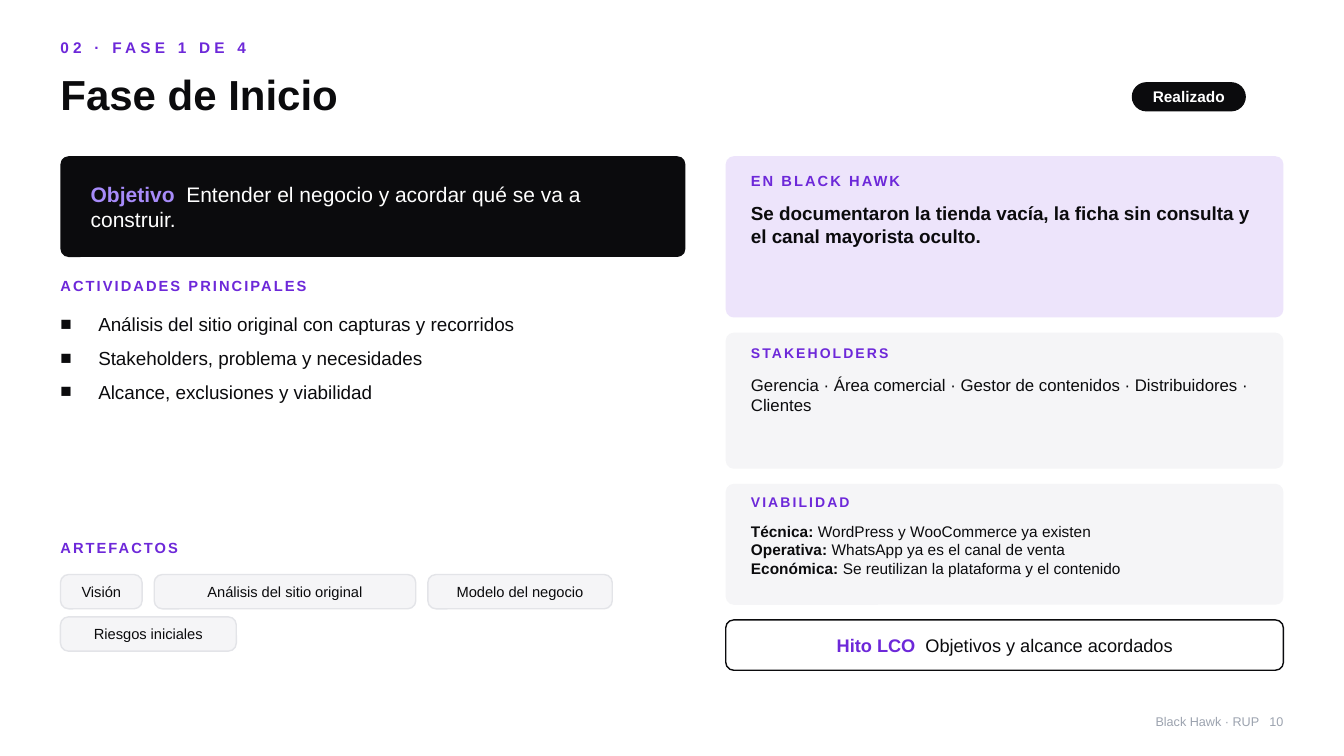
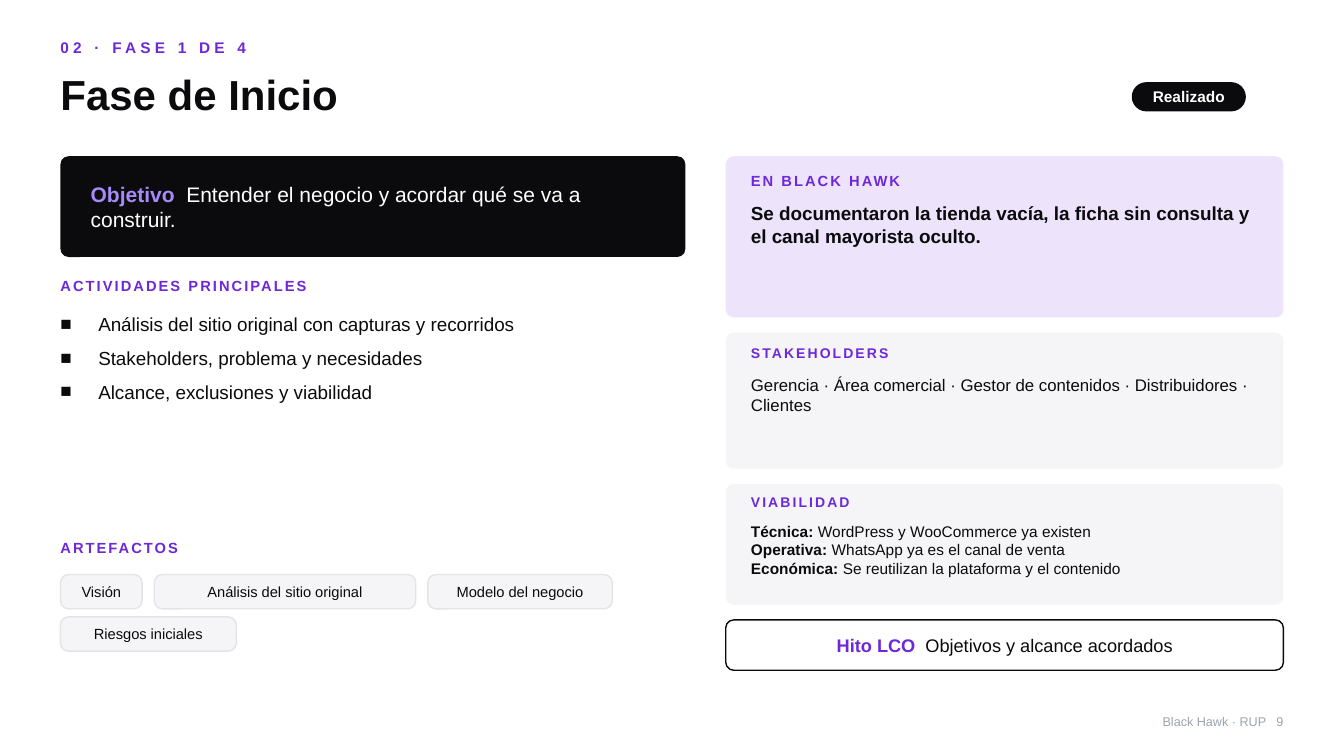
Before and after one commit to AlTi1912/BH-PDF, a slide deck: slide 9 of RUP_BLACK_HAWK/BLACK_HAWK_RUP_PRESENTACION_V4.pptx (slide 10 before the commit). Drawn at 1344x756 pixels with LibreOffice and Linux fonts; fonts in the diff are those of the drawing. Boxes give left, top, right and bottom in pixels: in the first picture for what was removed or moved away, otherwise in the second. Text is boxed around its words. In the diff, an @@ line names an element or a change of style, - is before the commit and + after.

```diff
--- a/RUP_BLACK_HAWK/BLACK_HAWK_RUP_PRESENTACION_V4.pptx
+++ b/RUP_BLACK_HAWK/BLACK_HAWK_RUP_PRESENTACION_V4.pptx
@@ text at box(1163, 717, 1283, 726): text changed @@
-Black Hawk · RUP 10
+Black Hawk · RUP 9
```
Also in this commit, not shown: 29 other slides changed, 1 slide removed, 6 other files.
